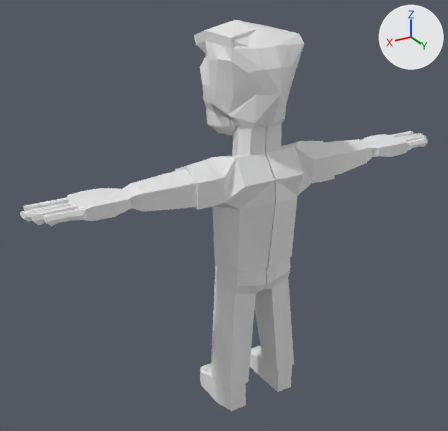
A saved change to the Blender file Sign-Sync/frontend/src/assets/3D Models/Avatar.blend.
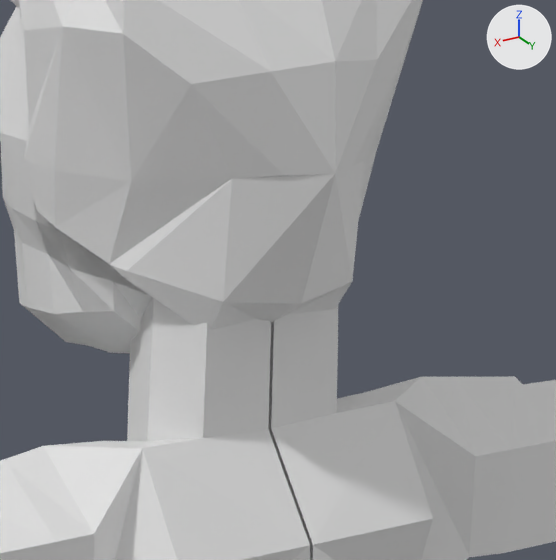
There are two pictures of each version: one whole from a 50 mm lens placed at (2.39, 3.63, 3.45), pointed at (0.11, -0.17, 1.55), one close up on the part from 45% to 74% of the width and 12% to 43% of the height. Every picture has the same lights, and +X, +Y and +Z are marked at upper right.

The first close-up shows 'Body', 'Hair', 'Head'.
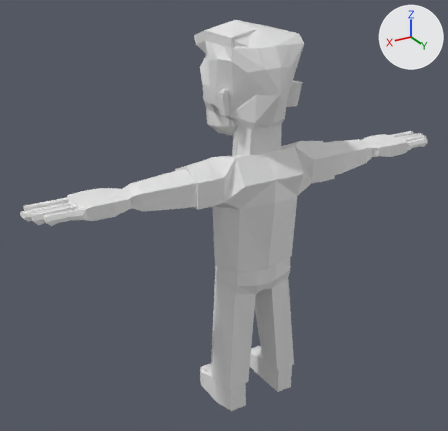
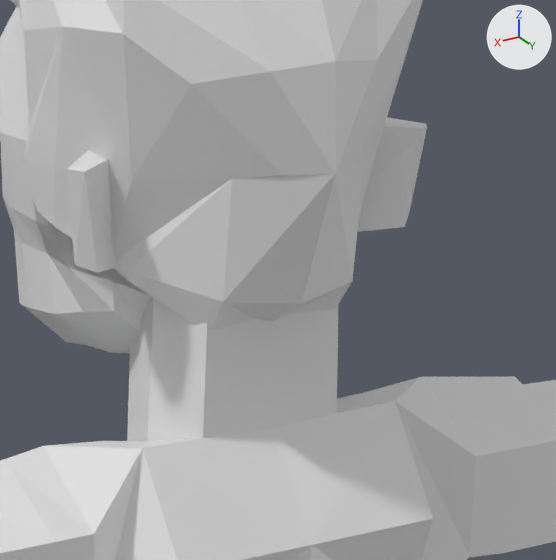
The change, as JSON lines over the scene's bpy script:
```json
{"op": "remove", "block": "ob_ears", "code": "ob_ears.hide_set(True)"}
```

Changed parts and their boxes (x1, y1, x2, y2) in the close-ups (556 x 560 px):
```json
{"object": "Ears", "change": "shown", "after": [67, 117, 427, 273]}
```
